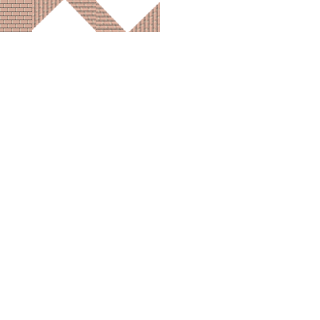
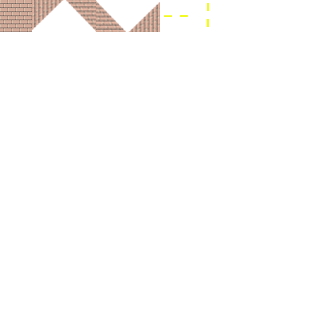
Layer changes from the first (320, 320) image to the second:
added layer "finish2" above "finish" over (206, 3, 210, 27)
added layer "finish" above "b 拷贝 7" over (164, 15, 188, 17)
